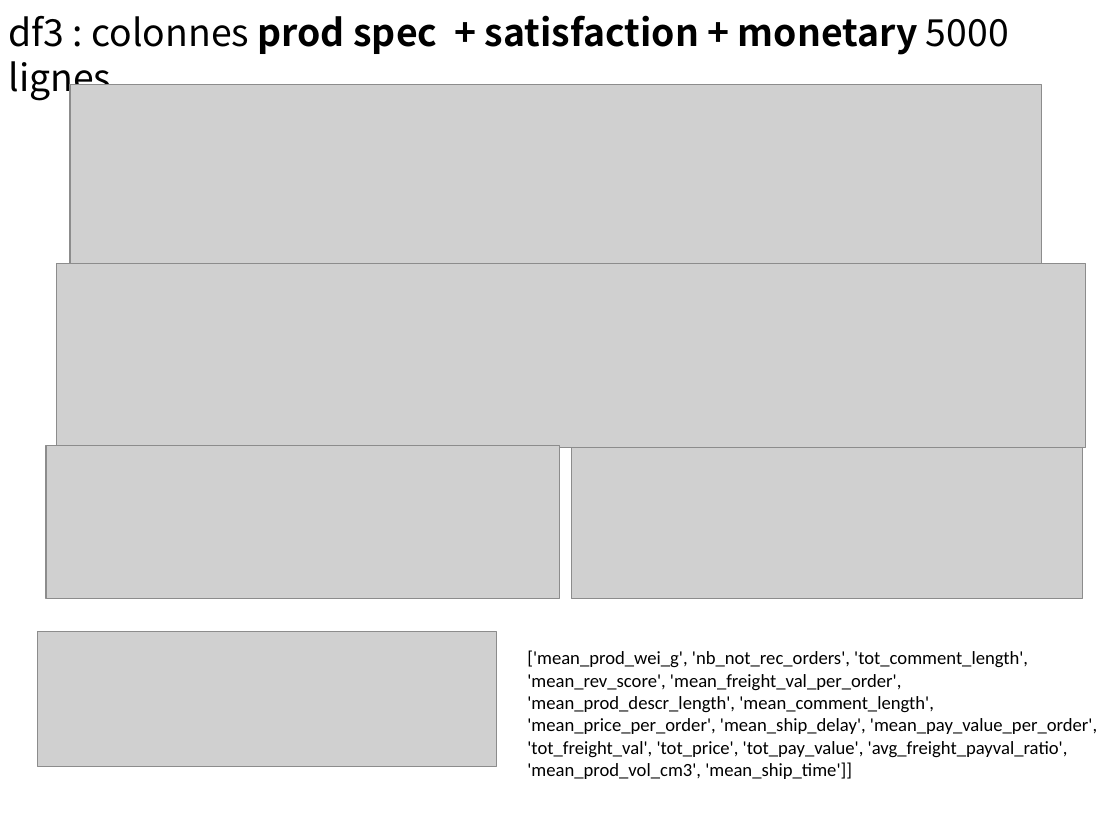
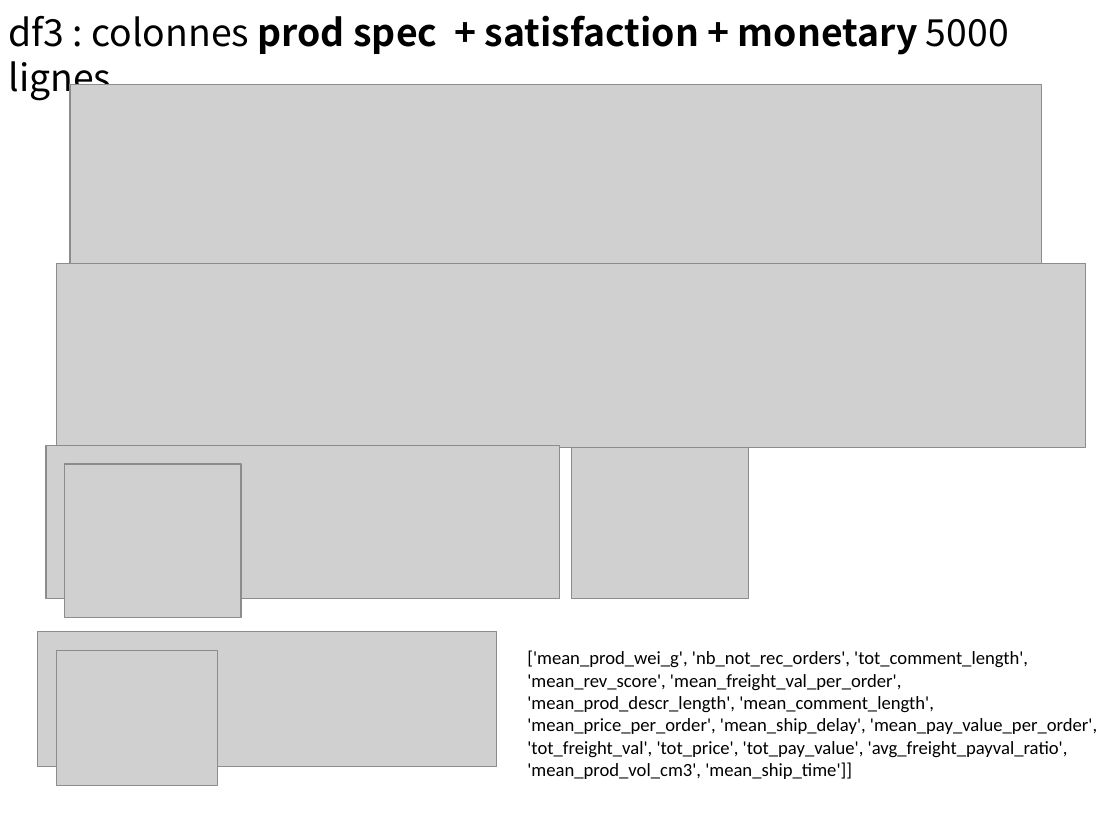
Before and after one commit to SmellyArmure/OC_DS_Project5, a slide deck: slide 4 of NOTEBOOKS/results.pptx. Drawn at 1120x840 pixels with LibreOffice and Linux fonts; fonts in the diff are those of the drawing; grey boxes stand for pictures; background and template pictures are left out. Boxes give left, top, right and bottom in pixels: in the first picture for what was removed or moved away, otherwise in the second. Text is boxed around its words. In the diff, an @@ line names an element or a change of style, - is before the commit and + after.

```diff
--- a/NOTEBOOKS/results.pptx
+++ b/NOTEBOOKS/results.pptx
@@ picture: place and size @@
-picture at [571, 448, 1083, 599]
+picture at [571, 448, 748, 599]
@@ picture added at [65, 464, 242, 617] @@
@@ picture added at [56, 651, 217, 786] @@
```
Also in this commit, not shown: 1 slide added, 3 other files.
